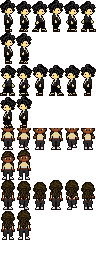
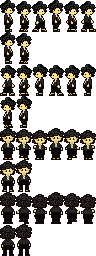
Comparing the layer stacks of the two 96 x 256 images. Changes:
painted on "hair" over 0, 180, 96, 241
painted on "main_character" over 0, 128, 96, 256
